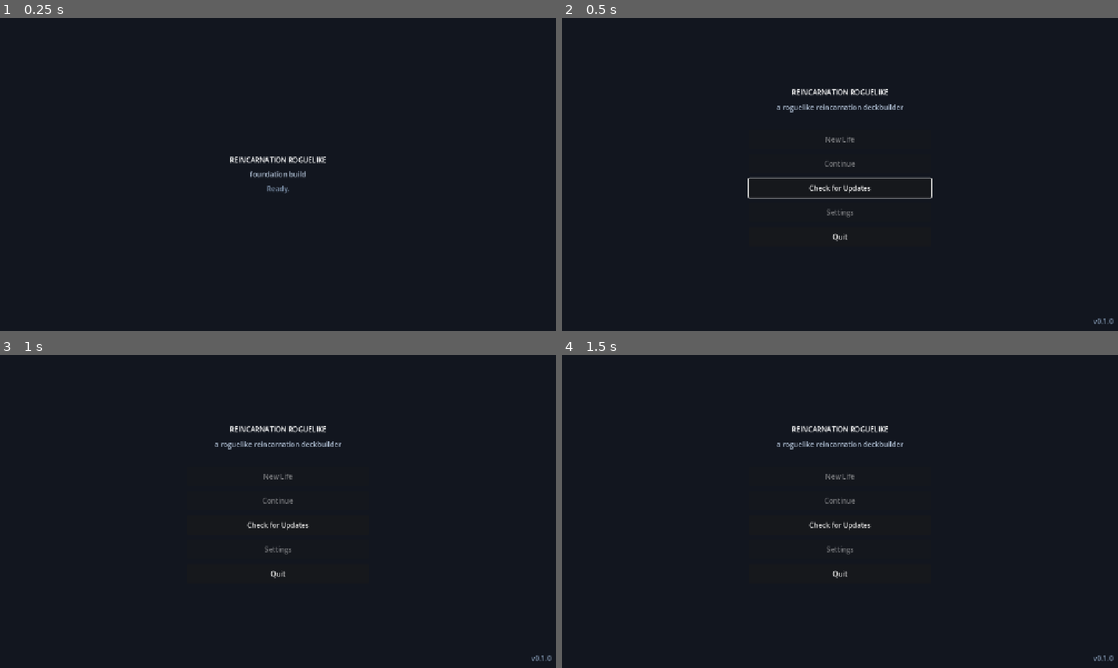
Above: before the commit, frames 1-4 (two rows, left to right).
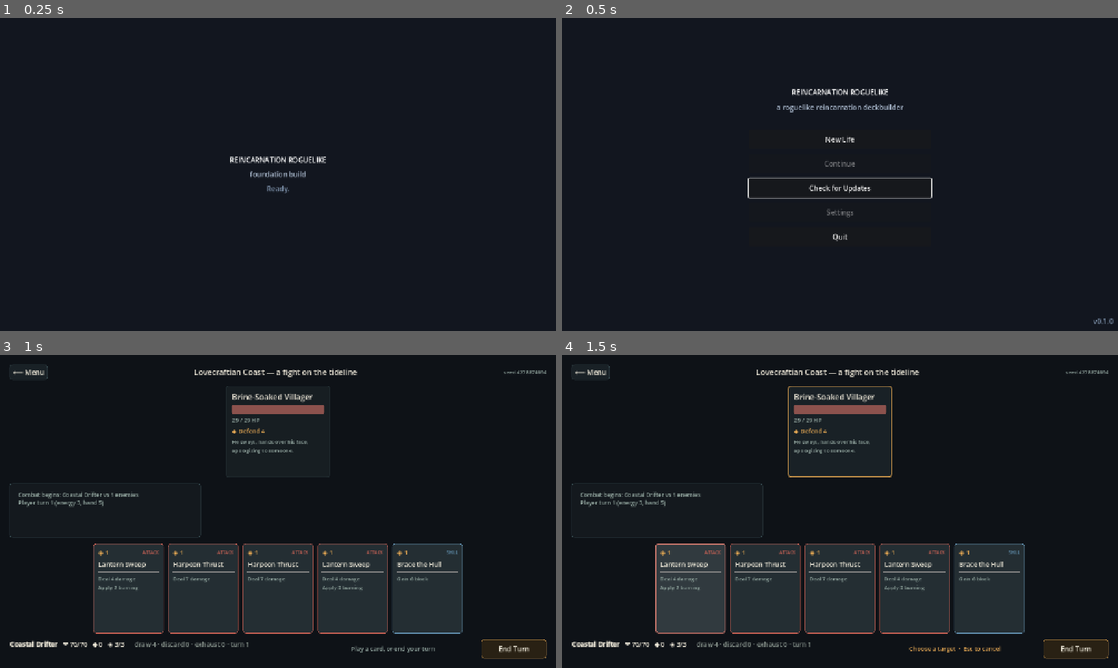
Above: after the commit, the same moments.

Repository: slinnerb/garak-parker-bj
Game: Godot game, scene res://scenes/boot/boot.tscn
The game is run twice, just before and just after one commit, with the same random seed, the same clock (stepped at 60 frames per second) and the same inputs.
Inputs (mouse positions are in pixels of both pictures, inside the frame that each line leads up to):
- Up to frame 1 (0.25 s): no input
- Up to frame 2 (0.5 s): no input
- Up to frame 3 (1 s): click (278, 477) at 0.5 s, where only the run after the commit has a clickable "New Life"
- Up to frame 4 (1.5 s): click (689, 589) at 1.27 s

Frame 1 is identical in both runs. In frame 2, less than 0.1% of the frame differs, in the area x 47-53%, y 38-40%; in frame 3, 5.9%; in frame 4, 9.2%, in the area x 1-100%, y 3-98%.

Commit message:
Phase 3b: playable combat screen
A combat scene that renders CombatState and sends player commands — the first
on-screen, playable surface. Presentation only; all rules stay in the domain
engine (the scene calls play_card / end_player_turn).

- Enemy panels: name, HP bar, block, telegraphed intent + flavour, statuses.
- Hand: cost/type/effect-summary card faces, coloured by card type, disabled
  when unaffordable/unplayable; click to play, click a target for enemy cards
  (Esc cancels), tooltip shows flavour.
- Bottom bar: HP/block/energy, pile counts, turn, End Turn.
- Combat log panel; victory/defeat overlay with Fight Again / Return to Menu.
- CombatDemo builds the fight from the coastal_drifter archetype's item cards
  (previews the item->deck idea until Phase 4); New Life now enters it.
- SceneFlow.goto_combat() (state RUN); UI built in code for one styling voice.

Verified: renders correctly (screenshot), and a full fight driven through the
actual UI handlers reaches victory (target selection, refresh, overlay all
work). 79 tests still green; boots clean.

Co-Authored-By: Claude Fable 5 <noreply@anthropic.com>

Diff:
--- a/core/scene_flow/scene_flow_manager.gd
+++ b/core/scene_flow/scene_flow_manager.gd
@@ -9,11 +9,20 @@
 ## Canonical scene paths. Keep the rest of the game from hard-coding res:// URIs.
 const MAIN_MENU := "res://scenes/menus/main_menu.tscn"
 const BOOT := "res://scenes/boot/boot.tscn"
+const COMBAT := "res://scenes/combat/combat_scene.tscn"
 
 
 func goto_main_menu() -> void:
 	GameState.set_state(GameState.State.MAIN_MENU)
 	change_scene(MAIN_MENU)
+
+
+## Enters combat. Combat is part of a life, so the coarse state is RUN. Until the
+## run/map flow exists (Phases 4-5) the combat scene builds its own demo fight;
+## this is the temporary entry point.
+func goto_combat() -> void:
+	GameState.set_state(GameState.State.RUN)
+	change_scene(COMBAT)
 
 
 ## Swaps to the scene at `path`. Logs and announces via EventBus.
--- /dev/null
+++ b/gameplay/combat/combat_demo.gd
@@ -0,0 +1,39 @@
+class_name CombatDemo
+extends RefCounted
+## Builds a self-contained demo combat from real content (Phase 3b).
+##
+## Until inventory/attunement (Phase 4) derives the deck from carried items and
+## the run map (Phase 5) supplies encounters, the combat screen needs some way
+## to start a fight. This assembles one from the starting body archetype: the
+## deck is the cards its starting items grant (a few copies each for a playable
+## size), and the opponent is a normal coastal enemy. It previews the item->deck
+## idea honestly without pretending the surrounding systems exist yet.
+
+const COPIES_PER_CARD := 3
+const DEMO_ARCHETYPE := "coastal_drifter"
+const DEMO_ENEMY := "brine_soaked_villager"
+
+
+## Returns a ready-to-start CombatState, or null if the expected content is
+## missing (which would already have failed content validation at boot).
+static func build(content, rng: RngStream) -> CombatState:
+	var archetype = content.get_def("body_archetype", DEMO_ARCHETYPE)
+	var enemy_def = content.get_def("enemy", DEMO_ENEMY)
+	if archetype == null or enemy_def == null:
+		return null
+
+	var player := PlayerState.new("player", archetype.display_name, archetype.base_hp, archetype.base_energy, 5)
+	for item_id in archetype.starting_item_ids:
+		var item = content.get_def("item", item_id)
+		if item == null:
+			continue
+		for card_id in item.granted_card_ids:
+			var card_def = content.get_def("card", card_id)
+			if card_def == null:
+				continue
+			for _copy in COPIES_PER_CARD:
+				player.add_to_draw_pile(CardInstance.new(card_def))
+	rng.shuffle(player.draw_pile)
+
+	var enemy := EnemyState.from_definition(enemy_def, rng)
+	return CombatState.new(content, rng, player, [enemy])
--- /dev/null
+++ b/scenes/combat/combat_scene.tscn
@@ -0,0 +1,12 @@
+[gd_scene load_steps=2 format=3]
+
+[ext_resource type="Script" path="res://scenes/combat/combat_screen.gd" id="1_combat"]
+
+[node name="CombatScreen" type="Control"]
+layout_mode = 3
+anchors_preset = 15
+anchor_right = 1.0
+anchor_bottom = 1.0
+grow_horizontal = 2
+grow_vertical = 2
+script = ExtResource("1_combat")
--- /dev/null
+++ b/scenes/combat/combat_screen.gd
@@ -0,0 +1,578 @@
+extends Control
+## Combat screen (Phase 3b): the first on-screen, playable surface.
+##
+## This is presentation only — it renders a CombatState and sends player commands
+## (play_card / end_player_turn); every rule lives in the domain engine
+## (docs/DECISIONS.md, combat architecture). The whole UI is built in code so the
+## dynamic parts (a hand and an enemy row that change every action) and the
+## static frame share one styling vocabulary.
+##
+## For now it runs a self-contained demo fight (CombatDemo). When the run/map
+## flow lands it will instead render the CombatState handed to it by the run.
+
+# --- Palette (drowned-coast dusk; consistent with the menu) ---
+const BG := Color(0.055, 0.07, 0.092)
+const PANEL := Color(0.10, 0.13, 0.15)
+const PANEL_HI := Color(0.14, 0.18, 0.20)
+const BORDER := Color(0.20, 0.27, 0.29)
+const BORDER_HI := Color(0.85, 0.62, 0.30)
+const INK := Color(0.91, 0.89, 0.83)
+const MUTED := Color(0.60, 0.68, 0.65)
+const AMBER := Color(0.87, 0.64, 0.32)
+const HP_FILL := Color(0.55, 0.32, 0.30)
+const HP_BG := Color(0.16, 0.11, 0.11)
+const BLOCK := Color(0.55, 0.72, 0.82)
+const DANGER := Color(0.80, 0.40, 0.34)
+
+# Card accent by type.
+const CARD_COLORS := {
+	"attack": Color(0.78, 0.38, 0.33),
+	"skill": Color(0.38, 0.56, 0.68),
+	"power": Color(0.56, 0.44, 0.70),
+	"status": Color(0.46, 0.48, 0.46),
+	"curse": Color(0.42, 0.40, 0.46),
+}
+
+var _combat: CombatState
+var _seed: int = 0
+var _pending_card_index: int = -1   # a card awaiting a target click, or -1
+
+# Node references (built in _build_ui).
+var _title_label: Label
+var _seed_label: Label
+var _enemy_row: HBoxContainer
+var _hand_row: HBoxContainer
+var _log_label: RichTextLabel
+var _stats_label: RichTextLabel
+var _hint_label: Label
+var _end_turn_button: Button
+var _outcome_overlay: Control
+var _outcome_label: Label
+
+
+func _ready() -> void:
+	# Standalone safety: the boot scene loads content, but this screen can be run
+	# directly (e.g. the screenshot tool), so ensure content exists.
+	if ContentRegistry.ids_of("card").is_empty():
+		ContentLoader.load_all(ContentRegistry)
+	_build_ui()
+	_start_new_fight()
+
+
+# ---------------------------------------------------------------------------
+# Fight lifecycle
+# ---------------------------------------------------------------------------
+
+func _start_new_fight() -> void:
+	_seed = RNG.fresh_seed()
+	var rng := RngStream.new(_seed)
+	_combat = CombatDemo.build(ContentRegistry, rng)
+	_pending_card_index = -1
+	_outcome_overlay.visible = false
+	if _combat == null:
+		_hint_label.text = "Demo content missing — cannot start a fight."
+		return
+	_combat.start_combat()
+	_seed_label.text = "seed %d" % _seed
+	_refresh_all()
+
+
+func _refresh_all() -> void:
+	_refresh_enemies()
+	_refresh_hand()
+	_refresh_stats()
+	_refresh_log()
+	_refresh_hint()
+	_end_turn_button.disabled = _combat.is_over()
+	if _combat.is_over():
+		_show_outcome()
+
+
+# ---------------------------------------------------------------------------
+# Player commands
+# ---------------------------------------------------------------------------
+
+func _on_card_pressed(index: int) -> void:
+	if _combat.is_over() or not _combat.can_play(index):
+		return
+	var card: CardInstance = _combat.player.hand[index]
+	if card.definition.targeting == "enemy":
+		# Needs a target: arm the card and wait for an enemy click.
+		_pending_card_index = index
+		_refresh_hint()
+		_refresh_enemies()  # re-render so targets show as selectable
+		return
+	_combat.play_card(index, -1)
+	_pending_card_index = -1
+	_refresh_all()
+
+
+func _on_enemy_clicked(index: int) -> void:
+	if _pending_card_index < 0:
+		return
+	_combat.play_card(_pending_card_index, index)
+	_pending_card_index = -1
+	_refresh_all()
+
+
+func _on_end_turn_pressed() -> void:
+	if _combat.is_over():
+		return
+	_pending_card_index = -1
+	_combat.end_player_turn()
+	_refresh_all()
+
+
+func _unhandled_input(event: InputEvent) -> void:
+	# Escape cancels a pending target selection.
+	if _pending_card_index >= 0 and event is InputEventKey and event.pressed and event.keycode == KEY_ESCAPE:
+		_pending_card_index = -1
+		_refresh_hint()
+		_refresh_enemies()
+		accept_event()
+
+
+# ---------------------------------------------------------------------------
+# Rendering — enemies
+# ---------------------------------------------------------------------------
+
+func _refresh_enemies() -> void:
+	_clear(_enemy_row)
+	for i in _combat.enemies.size():
+		_enemy_row.add_child(_make_enemy_view(_combat.enemies[i], i))
+
+
+func _make_enemy_view(enemy: EnemyState, index: int) -> Control:
+	var targeting := _pending_card_index >= 0 and enemy.is_alive()
+	var panel := Button.new()
+	panel.custom_minimum_size = Vector2(240, 196)
+	panel.focus_mode = Control.FOCUS_NONE
+	panel.disabled = not targeting
+	var border := BORDER_HI if targeting else BORDER
+	_style_button(panel, PANEL if enemy.is_alive() else Color(0.09, 0.10, 0.11), border, targeting)
+	panel.pressed.connect(_on_enemy_clicked.bind(index))
+
+	var box := VBoxContainer.new()
+	box.add_theme_constant_override("separation", 6)
+	box.set_anchors_and_offsets_preset(Control.PRESET_FULL_RECT)
+	box.offset_left = 14
+	box.offset_top = 12
+	box.offset_right = -14
+	box.offset_bottom = -12
+	panel.add_child(box)
+
+	box.add_child(_label(enemy.display_name, 18, INK if enemy.is_alive() else MUTED))
+
+	if enemy.is_alive():
+		var hp_bar := ProgressBar.new()
+		hp_bar.max_value = enemy.max_hp
+		hp_bar.value = enemy.hp
+		hp_bar.show_percentage = false
+		hp_bar.custom_minimum_size = Vector2(0, 20)
+		_style_bar(hp_bar, HP_BG, HP_FILL)
+		box.add_child(hp_bar)
+		box.add_child(_label("%d / %d HP" % [enemy.hp, enemy.max_hp], 13, MUTED))
+		if enemy.block > 0:
+			box.add_child(_label("Block %d" % enemy.block, 14, BLOCK))
+		box.add_child(_label(_format_intent(enemy.current_intent), 14, AMBER))
+		var telegraph := enemy.current_intent.telegraph if enemy.current_intent != null else ""
+		if not telegraph.is_empty():
+			var tl := _label(telegraph, 12, MUTED)
+			tl.autowrap_mode = TextServer.AUTOWRAP_WORD_SMART
+			box.add_child(tl)
+		var statuses := _format_statuses(enemy)
+		if not statuses.is_empty():
+			box.add_child(_label(statuses, 12, DANGER))
+	else:
+		box.add_child(_label("Defeated", 14, MUTED))
+
+	_ignore_mouse(box)
+	return panel
+
+
+func _format_intent(intent: EnemyIntentDefinition) -> String:
+	if intent == null:
+		return "…"
+	match intent.kind:
+		"attack":
+			var times := "×%d" % intent.times if intent.times > 1 else ""
+			return "⚔ Attack %d%s" % [intent.amount, times]
+		"defend":
+			return "◆ Defend %d" % intent.amount
+		"buff":
+			return "▲ Strengthen (%s)" % intent.status_id
+		"debuff":
+			return "▼ Afflict (%s)" % intent.status_id
+		_:
+			return "✦ Unknown"
+
+
+# ---------------------------------------------------------------------------
+# Rendering — hand
+# ---------------------------------------------------------------------------
+
+func _refresh_hand() -> void:
+	_clear(_hand_row)
+	for i in _combat.player.hand.size():
+		var playable := _combat.can_play(i)
+		_hand_row.add_child(_make_card_view(_combat.player.hand[i], i, playable))
+
+
+func _make_card_view(card: CardInstance, index: int, playable: bool) -> Control:
+	var def := card.definition
+	var accent: Color = CARD_COLORS.get(def.card_type, MUTED)
+	var selected := index == _pending_card_index
+
+	var btn := Button.new()
+	btn.custom_minimum_size = Vector2(162, 202)
+	btn.focus_mode = Control.FOCUS_NONE
+	btn.disabled = not playable
+	btn.tooltip_text = def.description
+	_style_button(btn, PANEL_HI if playable else Color(0.09, 0.11, 0.12), BORDER_HI if selected else accent, selected)
+	btn.pressed.connect(_on_card_pressed.bind(index))
+
+	var box := VBoxContainer.new()
+	box.add_theme_constant_override("separation", 5)
+	box.set_anchors_and_offsets_preset(Control.PRESET_FULL_RECT)
+	box.offset_left = 11
+	box.offset_top = 9
+	box.offset_right = -11
+	box.offset_bottom = -9
+	btn.add_child(box)
+
+	var header := HBoxContainer.new()
+	var cost := _label("◈ %d" % def.energy_cost, 15, AMBER)
+	header.add_child(cost)
+	var spacer := Control.new()
+	spacer.size_flags_horizontal = Control.SIZE_EXPAND_FILL
+	header.add_child(spacer)
+	header.add_child(_label(def.card_type.to_upper(), 10, accent))
+	box.add_child(header)
+
+	var name_label := _label(def.display_name, 15, INK if playable else MUTED)
+	name_label.autowrap_mode = TextServer.AUTOWRAP_WORD_SMART
+	box.add_child(name_label)
+
+	var rule := HSeparator.new()
+	box.add_child(rule)
+
+	var desc := _label(_card_body_text(def), 12, MUTED)
+	desc.autowrap_mode = TextServer.AUTOWRAP_WORD_SMART
+	desc.size_flags_vertical = Control.SIZE_EXPAND_FILL
+	box.add_child(desc)
+
+	_ignore_mouse(box)
+	return btn
+
+
+## A short, readable effect summary for the card face (the flavour lives in the
+## tooltip). Falls back to the flavour text for cards with no effects.
+func _card_body_text(def: CardDefinition) -> String:
+	var parts: Array[String] = []
+	for effect in def.effects:
+		var line := _describe_effect(effect)
+		if not line.is_empty():
+			parts.append(line)
+	if parts.is_empty():
+		return def.description
+	return "\n".join(parts)
+
+
+func _describe_effect(effect: CardEffectDefinition) -> String:
+	var p: Dictionary = effect.params
+	match effect.kind:
+		"deal_damage":
+			var times := " ×%d" % int(p.get("times", 1)) if int(p.get("times", 1)) > 1 else ""
+			return "Deal %d%s damage" % [int(p.get("amount", 0)), times]
+		"gain_block":
+			return "Gain %d block" % int(p.get("amount", 0))
+		"heal":
+			return "Heal %d" % int(p.get("amount", 0))
+		"draw_cards":
+			return "Draw %d" % int(p.get("count", 0))
+		"apply_status":
+			return "Apply %d %s" % [int(p.get("stacks", 1)), str(p.get("status_id", ""))]
+		"remove_status":
+			return "Cleanse %s" % str(p.get("status_id", ""))
+		"repeat":
+			return "%d× a strike" % int(p.get("times", 1))
+		"conditional":
+			return "A chance of more"
+		_:
+			return ""
+
+
+# ---------------------------------------------------------------------------
+# Rendering — stats, log, hint, outcome
+# ---------------------------------------------------------------------------
+
+func _refresh_stats() -> void:
+	var p := _combat.player
+	_stats_label.text = "[b]%s[/b]   ❤ %d/%d   ◆ %d   ◈ %d/%d      [color=#8b978f]draw %d · discard %d · exhaust %d · turn %d[/color]" % [
+		p.display_name, p.hp, p.max_hp, p.block, p.energy, p.max_energy,
+		p.draw_pile.size(), p.discard_pile.size(), p.exhaust_pile.size(), _combat.turn_number,
+	]
+
+
+func _refresh_log() -> void:
+	var lines := _combat.log
+	var start := maxi(0, lines.size() - 40)
+	var shown: Array[String] = []
+	for i in range(start, lines.size()):
+		shown.append(lines[i])
+	_log_label.text = "\n".join(shown)
+	_log_label.scroll_to_line(maxi(0, _log_label.get_line_count() - 1))
+
+
+func _refresh_hint() -> void:
+	if _combat.is_over():
+		_hint_label.text = ""
+	elif _pending_card_index >= 0:
+		_hint_label.text = "Choose a target  ·  Esc to cancel"
+		_hint_label.add_theme_color_override("font_color", AMBER)
+	else:
+		_hint_label.text = "Play a card, or end your turn"
+		_hint_label.add_theme_color_override("font_color", MUTED)
+
+
+func _show_outcome() -> void:
+	_outcome_overlay.visible = true
+	if _combat.is_victory():
+		_outcome_label.text = "The tide pulls back.\nYou survive — this time."
+		_outcome_label.add_theme_color_override("font_color", Color(0.62, 0.78, 0.60))
+	else:
+		_outcome_label.text = "The water closes over.\nThis life ends here."
+		_outcome_label.add_theme_color_override("font_color", DANGER)
+
+
+# ---------------------------------------------------------------------------
+# UI construction
+# ---------------------------------------------------------------------------
+
+func _build_ui() -> void:
+	var bg := ColorRect.new()
+	bg.color = BG
+	bg.set_anchors_and_offsets_preset(Control.PRESET_FULL_RECT)
+	add_child(bg)
+
+	var margin := MarginContainer.new()
+	margin.set_anchors_and_offsets_preset(Control.PRESET_FULL_RECT)
+	for side in ["left", "top", "right", "bottom"]:
+		margin.add_theme_constant_override("margin_%s" % side, 22)
+	add_child(margin)
+
+	var root := VBoxContainer.new()
+	root.add_theme_constant_override("separation", 14)
+	margin.add_child(root)
+
+	# Top bar: back | title | seed
+	var top := HBoxContainer.new()
+	top.add_theme_constant_override("separation", 12)
+	root.add_child(top)
+	var back := Button.new()
+	back.text = "⟵ Menu"
+	back.focus_mode = Control.FOCUS_NONE
+	_style_button(back, PANEL, BORDER, false)
+	back.pressed.connect(func() -> void: SceneFlow.goto_main_menu())
+	top.add_child(back)
+	_title_label = _label("Lovecraftian Coast — a fight on the tideline", 18, INK)
+	_title_label.size_flags_horizontal = Control.SIZE_EXPAND_FILL
+	_title_label.horizontal_alignment = HORIZONTAL_ALIGNMENT_CENTER
+	top.add_child(_title_label)
+	_seed_label = _label("", 12, MUTED)
+	top.add_child(_seed_label)
+
+	# Enemy row
+	_enemy_row = HBoxContainer.new()
+	_enemy_row.alignment = BoxContainer.ALIGNMENT_CENTER
+	_enemy_row.add_theme_constant_override("separation", 26)
+	_enemy_row.custom_minimum_size = Vector2(0, 210)
+	root.add_child(_enemy_row)
+
+	# Middle: combat log on the left, breathing room on the right
+	var mid := HBoxContainer.new()
+	mid.size_flags_vertical = Control.SIZE_EXPAND_FILL
+	mid.add_theme_constant_override("separation", 16)
+	root.add_child(mid)
+	var log_panel := PanelContainer.new()
+	log_panel.custom_minimum_size = Vector2(440, 0)
+	log_panel.add_theme_stylebox_override("panel", _stylebox(Color(0.08, 0.10, 0.12), BORDER))
+	mid.add_child(log_panel)
+	var log_margin := MarginContainer.new()
+	for side in ["left", "top", "right", "bottom"]:
+		log_margin.add_theme_constant_override("margin_%s" % side, 12)
+	log_panel.add_child(log_margin)
+	_log_label = RichTextLabel.new()
+	_log_label.bbcode_enabled = false
+	_log_label.scroll_following = true
+	_log_label.add_theme_color_override("default_color", MUTED)
+	_log_label.add_theme_font_size_override("normal_font_size", 13)
+	log_margin.add_child(_log_label)
+	var mid_spacer := Control.new()
+	mid_spacer.size_flags_horizontal = Control.SIZE_EXPAND_FILL
+	mid.add_child(mid_spacer)
+
+	# Hand
+	_hand_row = HBoxContainer.new()
+	_hand_row.alignment = BoxContainer.ALIGNMENT_CENTER
+	_hand_row.add_theme_constant_override("separation", 10)
+	_hand_row.custom_minimum_size = Vector2(0, 206)
+	root.add_child(_hand_row)
+
+	# Bottom bar: stats | hint | end turn
+	var bottom := HBoxContainer.new()
+	bottom.add_theme_constant_override("separation", 16)
+	root.add_child(bottom)
+	_stats_label = RichTextLabel.new()
+	_stats_label.bbcode_enabled = true
+	_stats_label.fit_content = true
+	_stats_label.scroll_active = false
+	_stats_label.custom_minimum_size = Vector2(680, 28)
+	_stats_label.add_theme_color_override("default_color", INK)
+	_stats_label.add_theme_font_size_override("normal_font_size", 15)
+	_stats_label.add_theme_font_size_override("bold_font_size", 15)
+	bottom.add_child(_stats_label)
+	_hint_label = _label("", 14, MUTED)
+	_hint_label.size_flags_horizontal = Control.SIZE_EXPAND_FILL
+	_hint_label.horizontal_alignment = HORIZONTAL_ALIGNMENT_CENTER
+	bottom.add_child(_hint_label)
+	_end_turn_button = Button.new()
+	_end_turn_button.text = "End Turn"
+	_end_turn_button.custom_minimum_size = Vector2(150, 44)
+	_end_turn_button.focus_mode = Control.FOCUS_NONE
+	_style_button(_end_turn_button, Color(0.16, 0.13, 0.08), AMBER, false)
+	_end_turn_button.pressed.connect(_on_end_turn_pressed)
+	bottom.add_child(_end_turn_button)
+
+	_build_outcome_overlay()
+
+
+func _build_outcome_overlay() -> void:
+	_outcome_overlay = Control.new()
+	_outcome_overlay.set_anchors_and_offsets_preset(Control.PRESET_FULL_RECT)
+	_outcome_overlay.visible = false
+	add_child(_outcome_overlay)
+
+	var dim := ColorRect.new()
+	dim.color = Color(0.02, 0.03, 0.04, 0.78)
+	dim.set_anchors_and_offsets_preset(Control.PRESET_FULL_RECT)
+	_outcome_overlay.add_child(dim)
+
+	var center := CenterContainer.new()
+	center.set_anchors_and_offsets_preset(Control.PRESET_FULL_RECT)
+	_outcome_overlay.add_child(center)
+
+	var panel := PanelContainer.new()
+	panel.add_theme_stylebox_override("panel", _stylebox(PANEL, BORDER, 1, 10))
+	center.add_child(panel)
+
+	var pad := MarginContainer.new()
+	for side in ["left", "top", "right", "bottom"]:
+		pad.add_theme_constant_override("margin_%s" % side, 34)
+	panel.add_child(pad)
+
+	var box := VBoxContainer.new()
+	box.add_theme_constant_override("separation", 18)
+	box.alignment = BoxContainer.ALIGNMENT_CENTER
+	pad.add_child(box)
+
+	_outcome_label = _label("", 22, INK)
+	_outcome_label.horizontal_alignment = HORIZONTAL_ALIGNMENT_CENTER
+	box.add_child(_outcome_label)
+
+	var buttons := HBoxContainer.new()
+	buttons.alignment = BoxContainer.ALIGNMENT_CENTER
+	buttons.add_theme_constant_override("separation", 12)
+	box.add_child(buttons)
+	var again := Button.new()
+	again.text = "Fight Again"
+	again.custom_minimum_size = Vector2(150, 42)
+	again.focus_mode = Control.FOCUS_NONE
+	_style_button(again, Color(0.16, 0.13, 0.08), AMBER, false)
+	again.pressed.connect(_start_new_fight)
+	buttons.add_child(again)
+	var menu := Button.new()
+	menu.text = "Return to Menu"
+	menu.custom_minimum_size = Vector2(160, 42)
+	menu.focus_mode = Control.FOCUS_NONE
+	_style_button(menu, PANEL, BORDER, false)
+	menu.pressed.connect(func() -> void: SceneFlow.goto_main_menu())
+	buttons.add_child(menu)
+
+
+# ---------------------------------------------------------------------------
+# Small UI helpers
+# ---------------------------------------------------------------------------
+
+func _label(text: String, size: int, color: Color) -> Label:
+	var l := Label.new()
+	l.text = text
+	l.add_theme_font_size_override("font_size", size)
+	l.add_theme_color_override("font_color", color)
+	return l
+
+
+func _stylebox(bg: Color, border: Color, border_w: int = 1, radius: int = 6) -> StyleBoxFlat:
+	var sb := StyleBoxFlat.new()
+	sb.bg_color = bg
+	sb.border_color = border
+	sb.set_border_width_all(border_w)
+	sb.set_corner_radius_all(radius)
+	sb.content_margin_left = 8
+	sb.content_margin_right = 8
+	sb.content_margin_top = 6
+	sb.content_margin_bottom = 6
+	return sb
+
+
+## Applies normal/hover/pressed/disabled styleboxes to a Button. `emphasized`
+## thickens the border (used for the selected card and targetable enemies).
+func _style_button(btn: Button, bg: Color, border: Color, emphasized: bool) -> void:
+	var w := 2 if emphasized else 1
+	var normal := _stylebox(bg, border, w)
+	var hover := _stylebox(bg.lightened(0.06), border.lightened(0.15), maxi(w, 2))
+	var pressed := _stylebox(bg.darkened(0.08), border, w)
+	var disabled := _stylebox(bg.darkened(0.10), BORDER.darkened(0.2), 1)
+	btn.add_theme_stylebox_override("normal", normal)
+	btn.add_theme_stylebox_override("hover", hover)
+	btn.add_theme_stylebox_override("pressed", pressed)
+	btn.add_theme_stylebox_override("disabled", disabled)
+	btn.add_theme_stylebox_override("focus", _stylebox(bg, border, w))
+	btn.add_theme_color_override("font_color", INK)
+	btn.add_theme_color_override("font_hover_color", Color(1, 1, 1))
+	btn.add_theme_color_override("font_disabled_color", MUTED.darkened(0.1))
+
+
+func _style_bar(bar: ProgressBar, bg: Color, fill: Color) -> void:
+	var bg_sb := StyleBoxFlat.new()
+	bg_sb.bg_color = bg
+	bg_sb.set_corner_radius_all(3)
+	var fill_sb := StyleBoxFlat.new()
+	fill_sb.bg_color = fill
+	fill_sb.set_corner_radius_all(3)
+	bar.add_theme_stylebox_override("background", bg_sb)
+	bar.add_theme_stylebox_override("fill", fill_sb)
+
+
+func _format_statuses(c: Combatant) -> String:
+	var parts: Array[String] = []
+	for status_id in c.statuses:
+		var def = ContentRegistry.get_def("status", status_id)
+		var status_name: String = def.display_name if def != null else str(status_id)
+		parts.append("%s %d" % [status_name, c.get_status(status_id)])
+	return "  ·  ".join(parts)
+
+
+## Recursively makes a control tree transparent to the mouse, so clicks fall
+## through label/box children to the Button that owns them.
+func _ignore_mouse(node: Node) -> void:
+	if node is Control:
+		(node as Control).mouse_filter = Control.MOUSE_FILTER_IGNORE
+	for child in node.get_children():
+		_ignore_mouse(child)
+
+
+func _clear(node: Node) -> void:
+	for child in node.get_children():
+		child.queue_free()
+		node.remove_child(child)
--- a/scenes/menus/main_menu.gd
+++ b/scenes/menus/main_menu.gd
@@ -26,10 +26,10 @@
 	_update_button.pressed.connect(_on_update_pressed)
 	_quit_button.pressed.connect(func() -> void: SceneFlow.quit_game())
 
-	# Placeholders — wired but disabled with an honest tooltip.
+	# New Life currently drops straight into a demo fight — a real preview of the
+	# combat engine until the between-life hub and run map exist (later phases).
 	_new_life_button.pressed.connect(_on_new_life_pressed)
-	_new_life_button.disabled = true
-	_new_life_button.tooltip_text = "The first life begins once combat and cards land (next phase)."
+	_new_life_button.tooltip_text = "Enter a demo fight on the Lovecraftian coast (full run flow comes later)."
 
 	_continue_button.disabled = not SaveManager.has_active_run()
 	_continue_button.tooltip_text = "No life in progress." if _continue_button.disabled else "Resume your current life."
@@ -59,8 +59,7 @@
 
 
 func _on_new_life_pressed() -> void:
-	# Reached only if re-enabled; kept so the wiring is proven.
-	_set_status("A new life cannot begin yet — gameplay arrives next phase.")
+	SceneFlow.goto_combat()
 
 
 func _on_continue_pressed() -> void:
Not shown, added: gameplay/combat/combat_demo.gd.uid
Not shown, added: scenes/combat/combat_screen.gd.uid
Not shown, changed: docs/CURRENT_STATE.md
Not shown, changed: docs/ROADMAP.md
